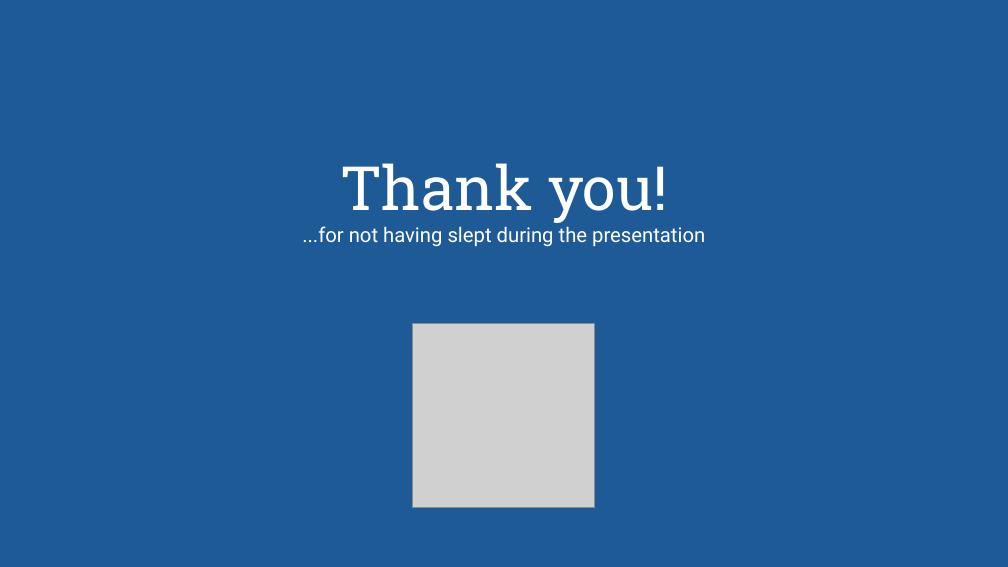
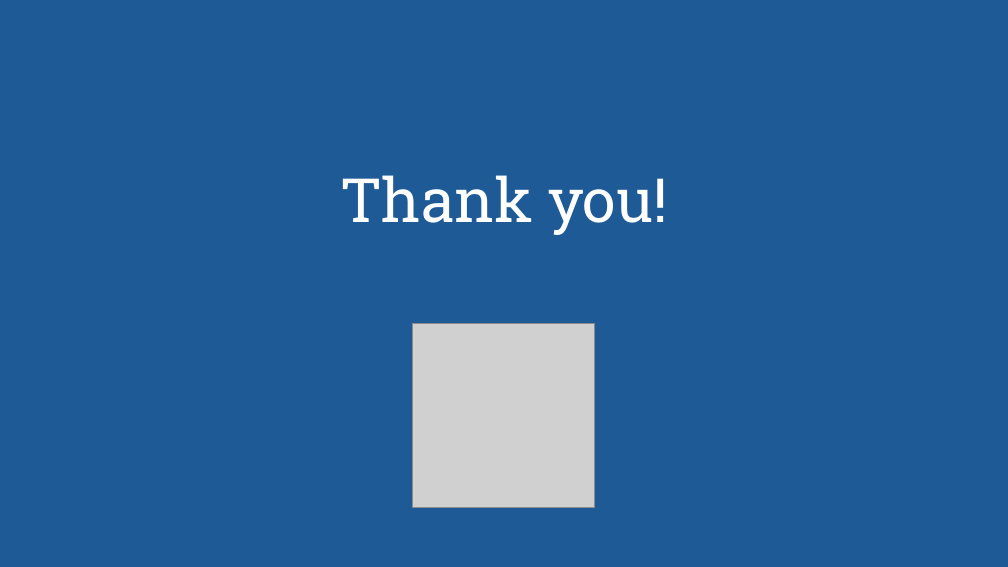
Before and after one commit to puzzle/kubernetes-techlab, a slide deck: slide 26 of presentation/kubernetes-workshop.odp (slide 30 before the commit). Drawn at 1008x567 pixels with LibreOffice and Linux fonts; fonts in the diff are those of the drawing; grey boxes stand for pictures; background and template pictures are left out. Boxes give left, top, right and bottom in pixels: in the first picture for what was removed or moved away, otherwise in the second. Text is boxed around its words. In the diff, an @@ line names an element or a change of style, - is before the commit and + after.

```diff
--- a/presentation/kubernetes-workshop.odp
+++ b/presentation/kubernetes-workshop.odp
@@ title at <box>340,175,667,235</box>: text changed; size 16 to 48 pt; font Roboto to Roboto Slab @@
-Thank you!
-...for not having slept during the presentation
+Thank you!
```
Also in this commit, not shown: 8 other slides changed, 17 slides added, 21 slides removed, 1 other file.
